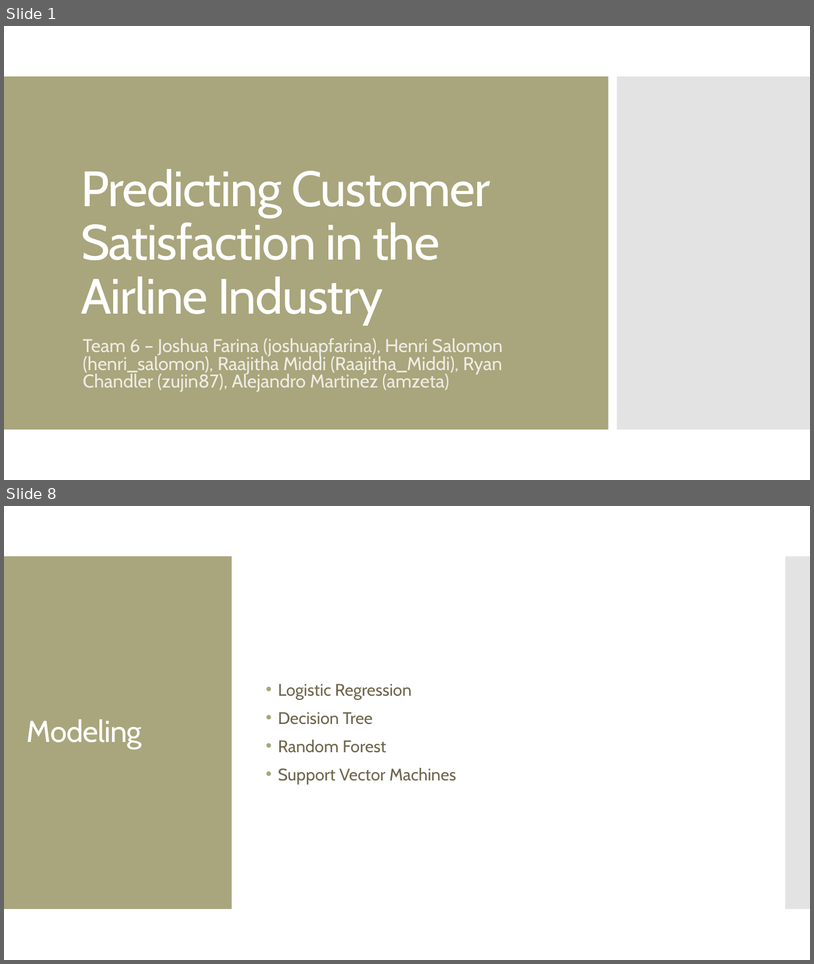
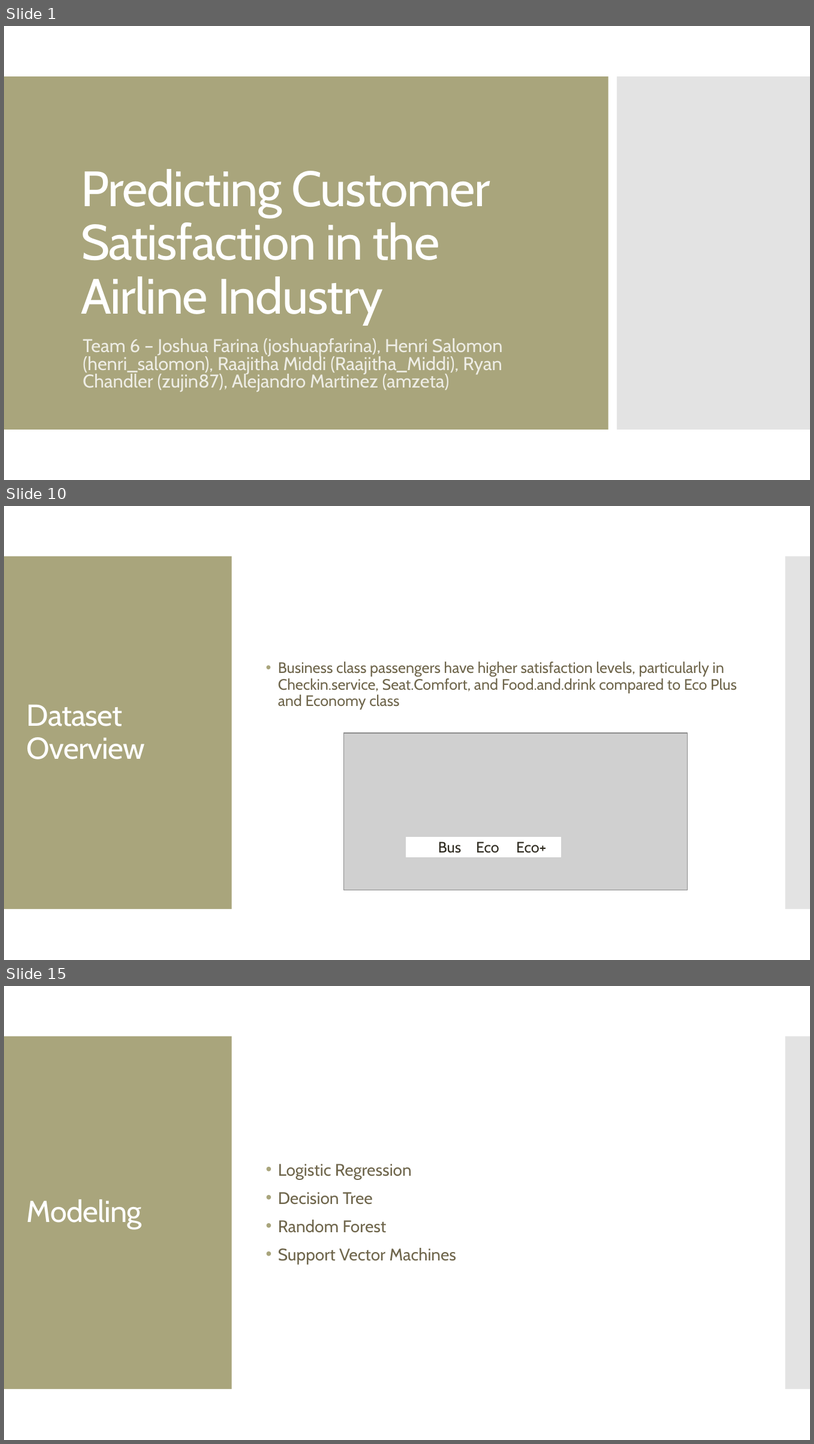
Before and after one commit to MGT-6203-Summer-2023-Edx/Team-6, a slide deck: Final Presentation Slides/Team_6_Final_Slides.pptx. Shown one above the other, each under a label of ours: slides 1 and 8 before the commit, slides 1, 10 and 15 after it; the slides between them are not shown. The pictures are 814x964 and 814x1444 pixels, drawn with LibreOffice and Linux fonts; fonts in the diff are those of the drawing; grey boxes stand for pictures. Boxes give left, top, right and bottom in pixels: in the first picture for what was removed or moved away, otherwise in the second. Text is boxed around its words. In the diff, an @@ line names an element or a change of style, - is before the commit and + after.

```diff
--- a/Final Presentation Slides/Team_6_Final_Slides.pptx
+++ b/Final Presentation Slides/Team_6_Final_Slides.pptx
@@ slide 10 added at <box>4,506,810,960</box>, background #FFFFFF; not listed: 2 template elements that a slide beside it also shows @@
@@ text added at <box>278,661,737,709</box>, 18 pt, text #6F664C @@
+• Business class passengers have higher satisfaction levels, particularly in Checkin.service, Seat.Comfort, and Food.and.drink compared to Eco Plus and Economy class
@@ title added at <box>27,705,145,759</box>, 36 pt, text #FFFFFF @@
+Dataset Overview
@@ group added at <box>344,733,687,889</box>: 3 texts, 1 picture, 1 rectangle @@
+Bus
+Eco
+Eco+
@@ what was slide 8 is now slide 15 @@
```
Also in this commit, not shown: 3 slides changed, 9 other slides added, 3 slides removed.
